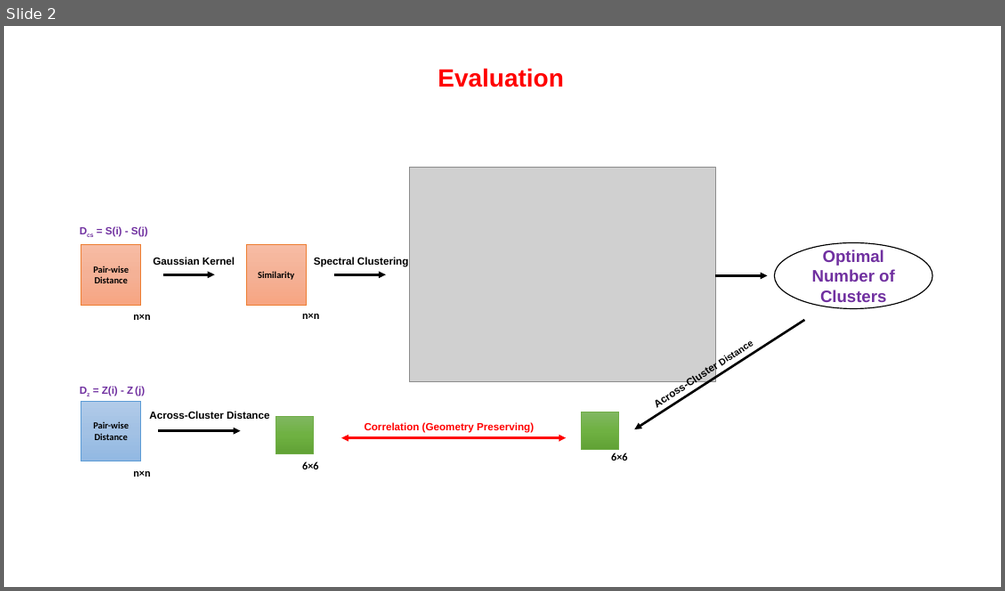
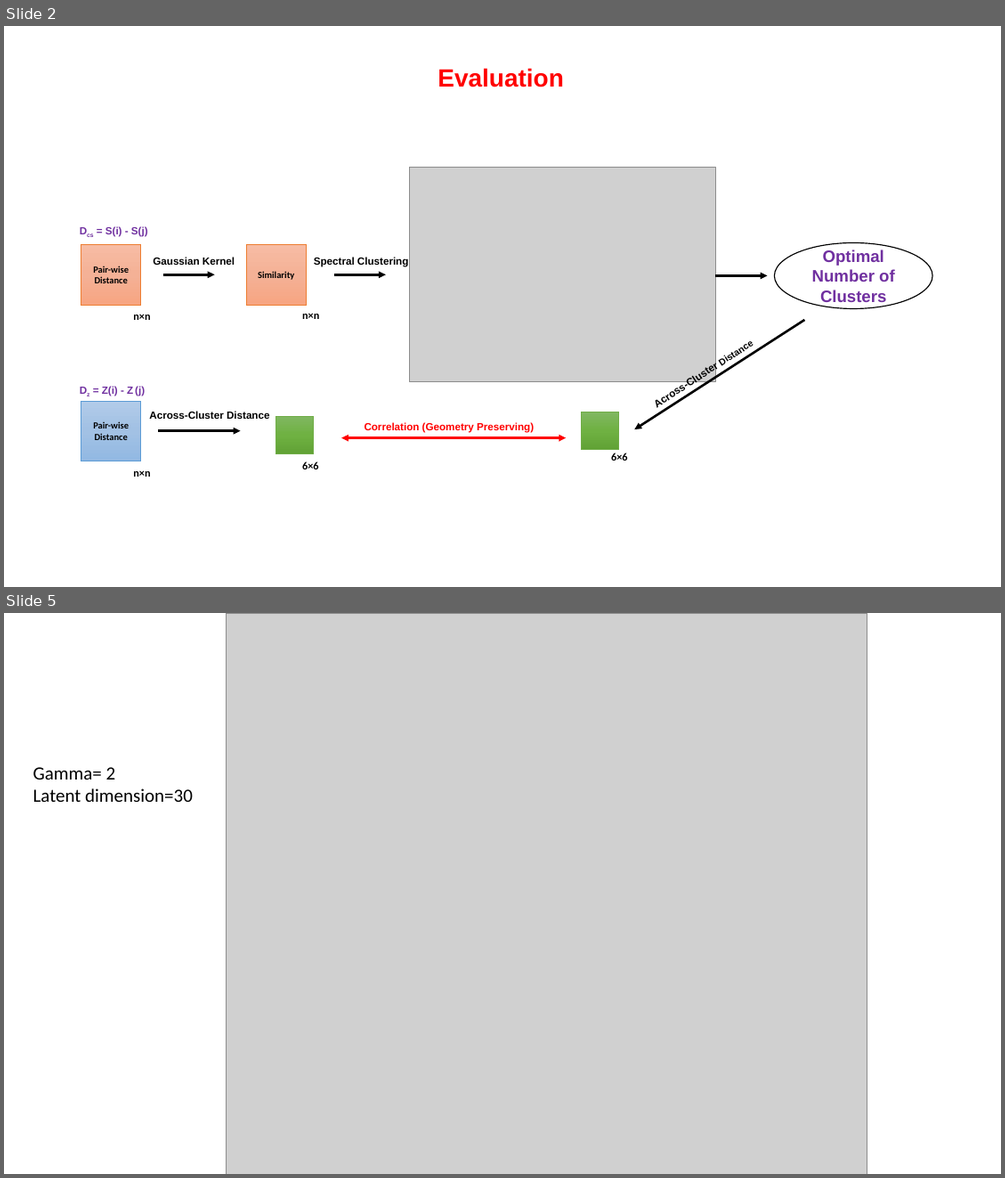
Before and after one commit to Esadeghii/Gaussian-Mixture-Model, a slide deck: clustering/Highlevel-ideas.pptx. Shown one above the other, each under a label of ours: slide 2 before the commit, slides 2 and 5 after it; the slides between them are not shown. The pictures are 1005x591 and 1005x1178 pixels, drawn with LibreOffice and Linux fonts; fonts in the diff are those of the drawing; grey boxes stand for pictures. Boxes give left, top, right and bottom in pixels: in the first picture for what was removed or moved away, otherwise in the second. Text is boxed around its words. In the diff, an @@ line names an element or a change of style, - is before the commit and + after.

Commit message:
latent vis

```diff
--- a/clustering/Highlevel-ideas.pptx
+++ b/clustering/Highlevel-ideas.pptx
@@ slide 5 added at <box>4,613,1001,1174</box>, background #FFFFFF @@
@@ picture added at <box>226,613,867,1174</box> @@
@@ text added at <box>33,767,193,802</box>, 18 pt, text #000000 @@
+Gamma= 2
+Latent dimension=30
```
Also in this commit, not shown: 1 slide changed, 1 other slide added, 11 other files.
